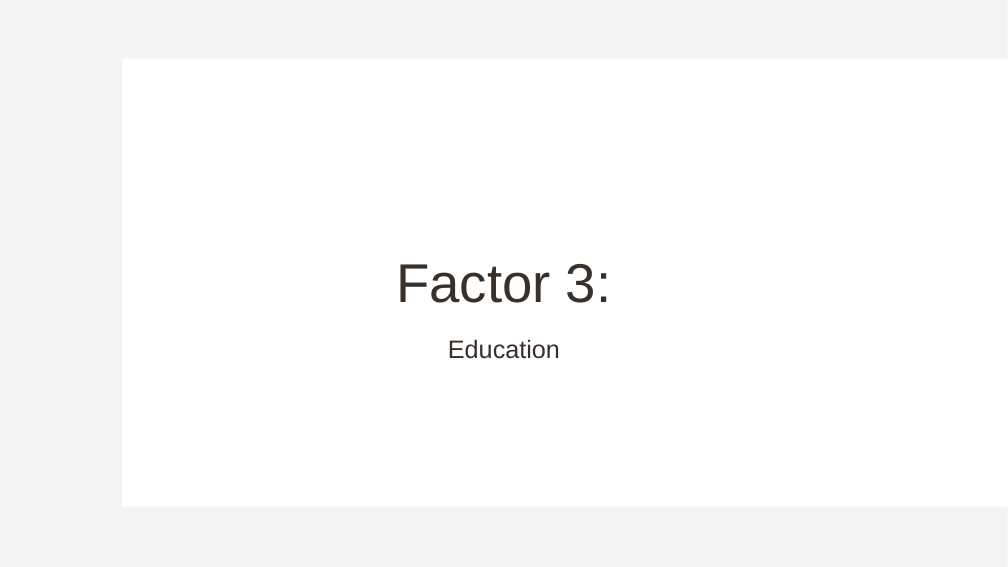
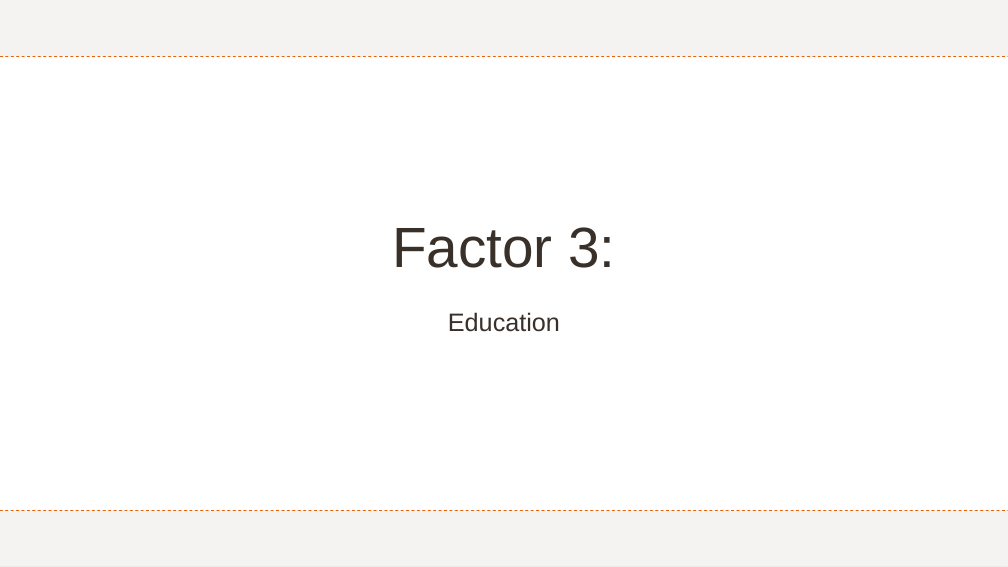
Before and after one commit to Kakhai1/bootcamp_project, a slide deck: slide 13 of Project 1 - Group 6 Slides_KT.pptx (slide 14 before the commit). Drawn at 1008x567 pixels with LibreOffice and Linux fonts; fonts in the diff are those of the drawing. Boxes give left, top, right and bottom in pixels: in the first picture for what was removed or moved away, otherwise in the second. Text is boxed around its words. In the diff, an @@ line names an element or a change of style, - is before the commit and + after.

```diff
--- a/Project 1 - Group 6 Slides_KT.pptx
+++ b/Project 1 - Group 6 Slides_KT.pptx
@@ rectangle added at [0, 0, 1008, 566], fill #FFFFFF @@
@@ rectangle added at [0, 0, 1008, 567], fill #E5DEDB at 35% opacity @@
@@ rectangle added at [0, 57, 1008, 510], fill #FFFFFF @@
@@ line added from (0, 56) to (1008, 56), #E4650E 0.75 pt dashed @@
@@ title "Factor 3:": place and size @@
-title "Factor 3:" at [396, 264, 611, 303]
+title "Factor 3:" at [392, 227, 615, 268]
@@ title "Factor 3:" at [392, 227, 615, 268]: size 52 to 54 pt @@
@@ subtitle "Education": place and size @@
-subtitle "Education" at [448, 339, 560, 359]
+subtitle "Education" at [448, 312, 560, 332]
@@ line added from (0, 510) to (1008, 510), #E4650E 0.75 pt dashed @@
```
Also in this commit, not shown: 9 other slides changed, 3 slides added, 4 slides removed.
